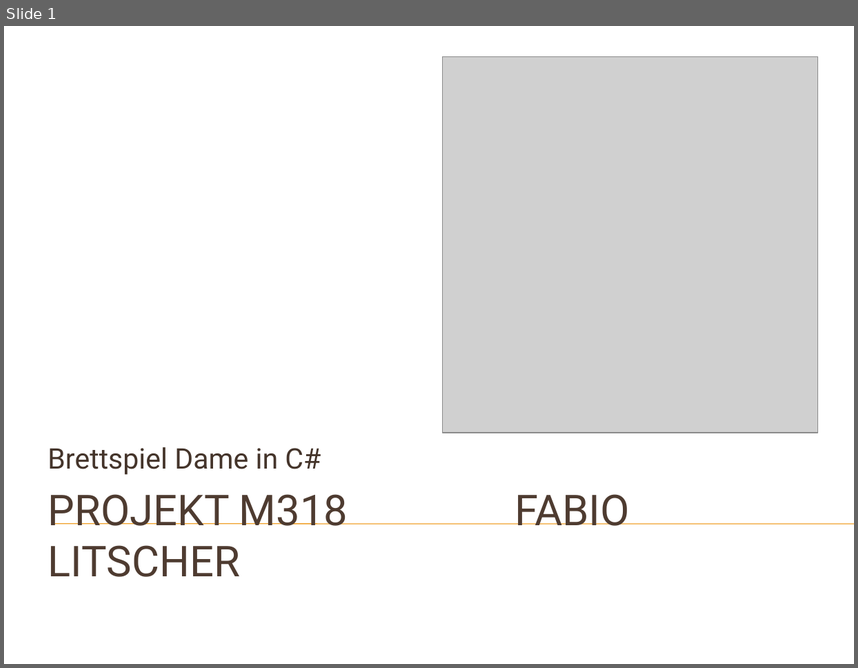
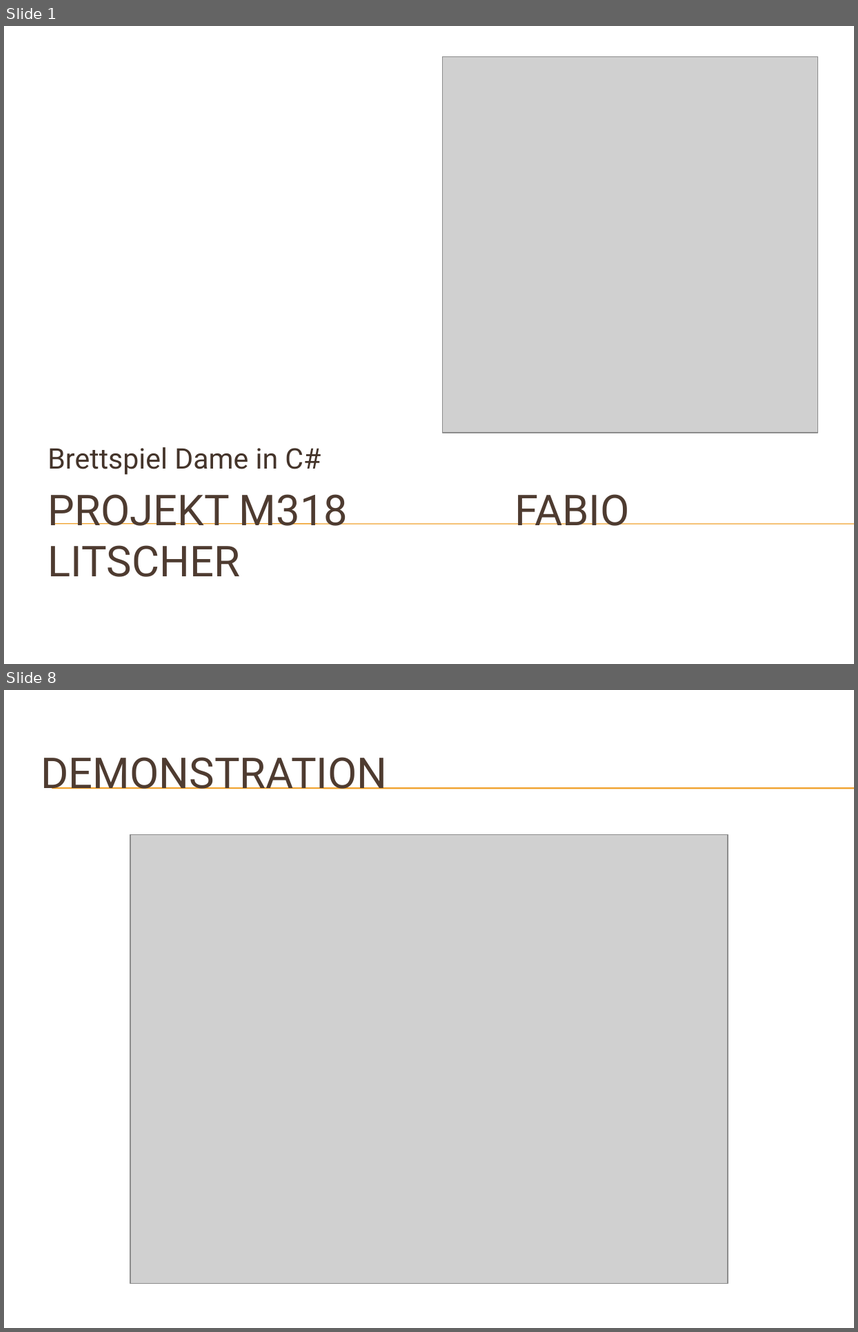
Before and after one commit to fabio-litscher/M318_Dame, a slide deck: Note 3-2/Dame_fabio_litscher.pptx. Shown one above the other, each under a label of ours: slide 1 before the commit, slides 1 and 8 after it; the slides between them are not shown. The pictures are 858x668 and 858x1332 pixels, drawn with LibreOffice and Linux fonts; fonts in the diff are those of the drawing; grey boxes stand for pictures; background and template pictures are left out. Boxes give left, top, right and bottom in pixels: in the first picture for what was removed or moved away, otherwise in the second. Text is boxed around its words. In the diff, an @@ line names an element or a change of style, - is before the commit and + after.

```diff
--- a/Note 3-2/Dame_fabio_litscher.pptx
+++ b/Note 3-2/Dame_fabio_litscher.pptx
@@ slide 8 added at [4, 690, 854, 1328], background picture (left out) @@
@@ title added at [41, 757, 388, 789], 36 pt, text #4E3B30 @@
+DEMONSTRATION
@@ line added from (52, 788) to (854, 788), #F0A22E 0.75 pt @@
@@ line added from (52, 789) to (854, 789), #F0A22E 0.75 pt @@
@@ picture added at [131, 834, 728, 1283] @@
```
Also in this commit, not shown: 2 slides changed, 7 other slides added, 2 slides removed, 6 other files.
